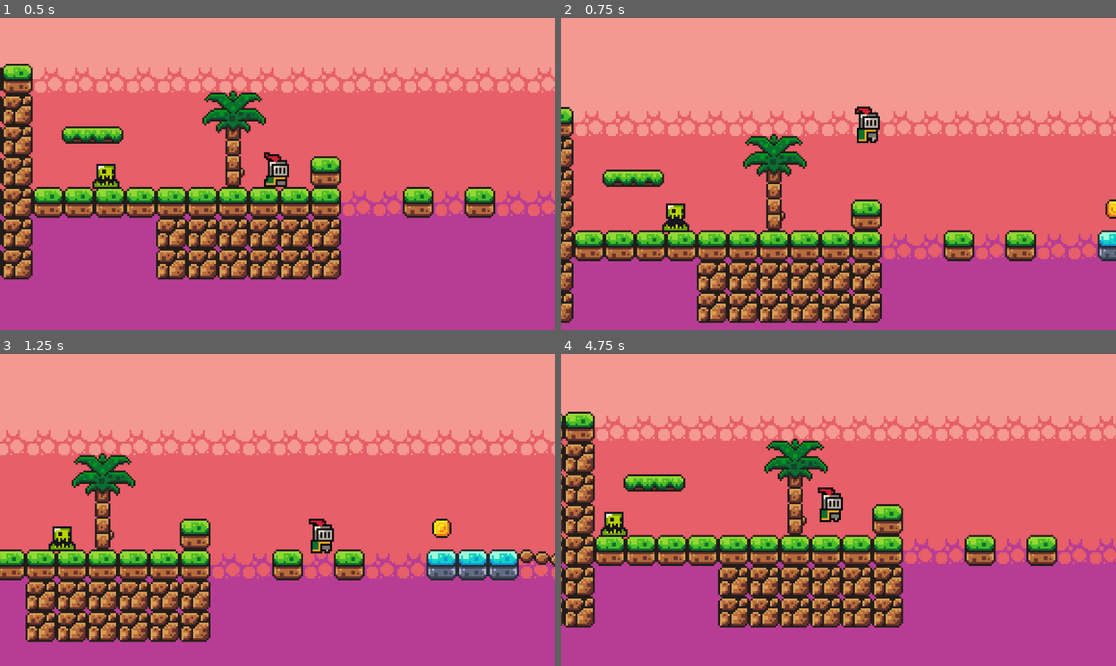
Above: before the commit, frames 1-4 (two rows, left to right).
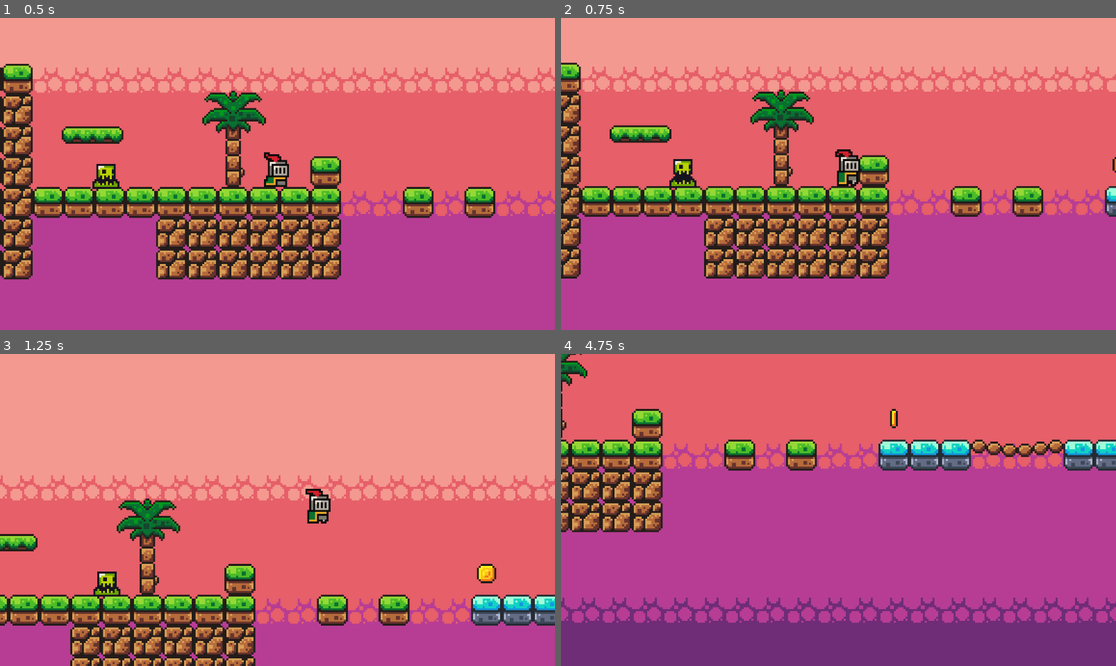
Above: after the commit, the same moments.

Repository: coleseven/GODOT-First-Game
Game: Godot game, scene res://scenes/game.tscn
Same seed, same stepped clock (60 frames per second), same inputs: the game is played once before the commit and once after it.
Inputs:
- Up to frame 1 (0.5 s): no input
- Up to frame 2 (0.75 s): tap Enter (ui_accept) at 0.5, 0.6 s; hold Right (ui_right) from 0.53 s (still down)
- Up to frame 3 (1.25 s): keep holding Right (ui_right); tap Space (jump, bound only after the commit) at 0.77, 0.8, 1.07 s
- Up to frame 4 (4.75 s): tap Space (jump, bound only after the commit) at 1.35, 1.52, 1.82, 2.3, 3.02, 3.32, 3.6, 3.77, 4.07, 4.52 s; tap Enter (ui_accept) at 1.55, 2.1, 2.85, 4.35 s; release Right (ui_right) at 2.03 s; hold Left (ui_left) 2.03-2.78 s; hold Right (ui_right) 2.78-4.28 s; hold Left (ui_left) from 4.28 s (still down)

Frame 1 is identical in both runs. In frame 2, 46% of the frame differs, in the area x 0-100%, y 14-98%; in frame 3, 43%; in frame 4, 85%, in the area x 0-100%, y 0-100%.

Commit message:
Movement
-added multiple movement keys
-added direction change for player sprite

Diff:
--- a/first-game-in-godot/project.godot
+++ b/first-game-in-godot/project.godot
@@ -15,6 +15,26 @@
 config/features=PackedStringArray("4.4", "Forward Plus")
 config/icon="res://icon.svg"
 
+[input]
+
+jump={
+"deadzone": 0.2,
+"events": [Object(InputEventKey,"resource_local_to_scene":false,"resource_name":"","device":-1,"window_id":0,"alt_pressed":false,"shift_pressed":false,"ctrl_pressed":false,"meta_pressed":false,"pressed":false,"keycode":0,"physical_keycode":32,"key_label":0,"unicode":32,"location":0,"echo":false,"script":null)
+]
+}
+move_left={
+"deadzone": 0.2,
+"events": [Object(InputEventKey,"resource_local_to_scene":false,"resource_name":"","device":-1,"window_id":0,"alt_pressed":false,"shift_pressed":false,"ctrl_pressed":false,"meta_pressed":false,"pressed":false,"keycode":0,"physical_keycode":65,"key_label":0,"unicode":97,"location":0,"echo":false,"script":null)
+, Object(InputEventKey,"resource_local_to_scene":false,"resource_name":"","device":-1,"window_id":0,"alt_pressed":false,"shift_pressed":false,"ctrl_pressed":false,"meta_pressed":false,"pressed":false,"keycode":0,"physical_keycode":4194319,"key_label":0,"unicode":0,"location":0,"echo":false,"script":null)
+]
+}
+move_right={
+"deadzone": 0.2,
+"events": [Object(InputEventKey,"resource_local_to_scene":false,"resource_name":"","device":-1,"window_id":0,"alt_pressed":false,"shift_pressed":false,"ctrl_pressed":false,"meta_pressed":false,"pressed":false,"keycode":0,"physical_keycode":68,"key_label":0,"unicode":100,"location":0,"echo":false,"script":null)
+, Object(InputEventKey,"resource_local_to_scene":false,"resource_name":"","device":-1,"window_id":0,"alt_pressed":false,"shift_pressed":false,"ctrl_pressed":false,"meta_pressed":false,"pressed":false,"keycode":0,"physical_keycode":4194321,"key_label":0,"unicode":0,"location":0,"echo":false,"script":null)
+]
+}
+
 [rendering]
 
 textures/canvas_textures/default_texture_filter=0
--- a/first-game-in-godot/scripts/killzone.gd
+++ b/first-game-in-godot/scripts/killzone.gd
@@ -4,9 +4,12 @@
 
 func _on_body_entered(body: Node2D) -> void:
 	print("Death")
+	Engine.time_scale = 0.5
+	body.get_node("CollisionShape2D").queue_free()
 	timer.start()
 
 
 
 func _on_timer_timeout() -> void:
+	Engine.time_scale = 1.0
 	get_tree().reload_current_scene()
--- a/first-game-in-godot/scripts/player.gd
+++ b/first-game-in-godot/scripts/player.gd
@@ -3,6 +3,8 @@
 
 const SPEED = 130
 const JUMP_VELOCITY = -300
+
+@onready var animated_sprite_2d: AnimatedSprite2D = $AnimatedSprite2D
 
 
 func _physics_process(delta: float) -> void:
@@ -11,12 +13,19 @@
 		velocity += get_gravity() * delta
 
 	# Handle jump.
-	if Input.is_action_just_pressed("ui_accept") and is_on_floor():
+	if Input.is_action_just_pressed("jump") and is_on_floor():
 		velocity.y = JUMP_VELOCITY
 
-	# Get the input direction and handle the movement/deceleration.
-	# As good practice, you should replace UI actions with custom gameplay actions.
-	var direction := Input.get_axis("ui_left", "ui_right")
+
+
+#input dir, -1 0 or 1
+	var direction := Input.get_axis("move_left", "move_right")
+
+	if direction > 0:
+		animated_sprite_2d.flip_h = false
+	elif direction < 0:
+		animated_sprite_2d.flip_h = true
+
 	if direction:
 		velocity.x = direction * SPEED
 	else:
